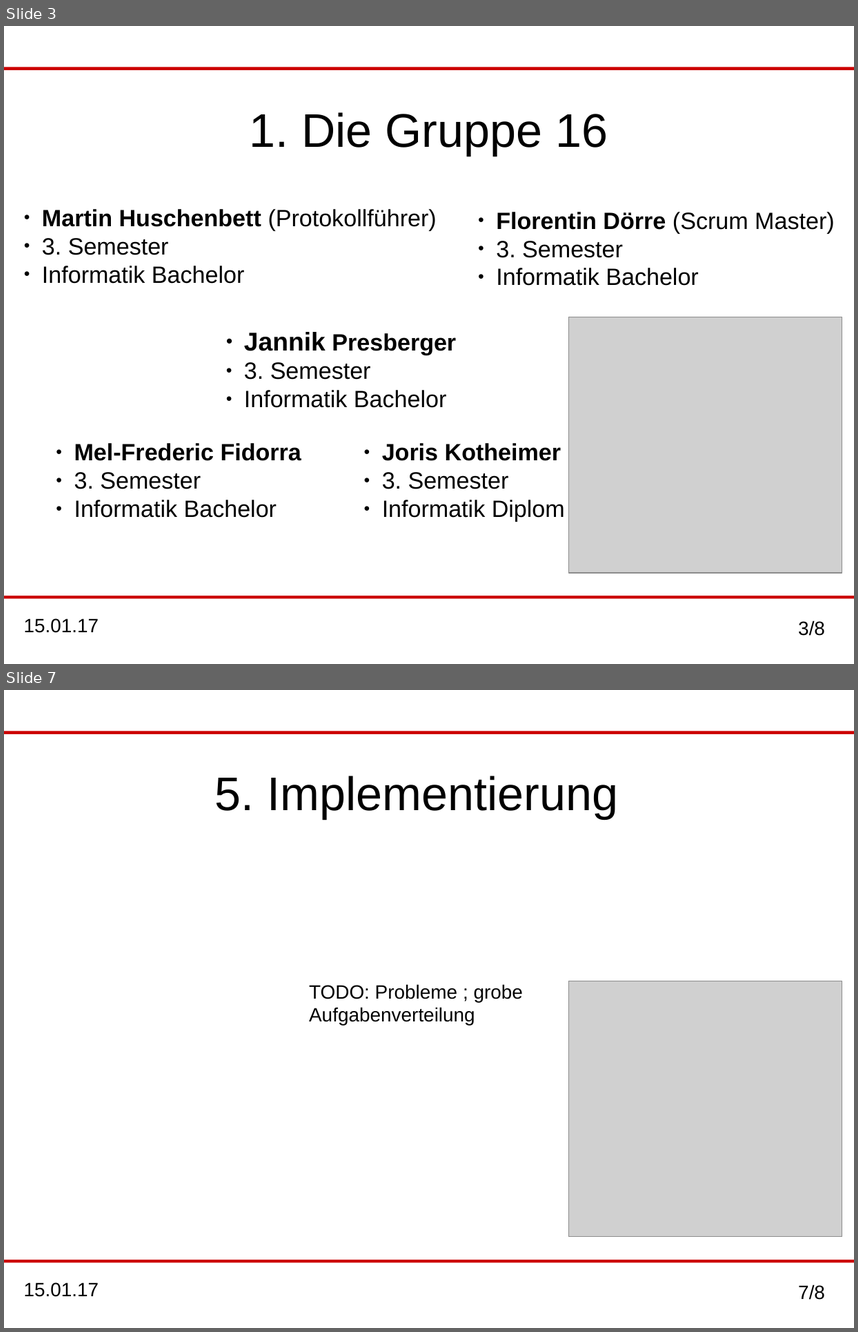
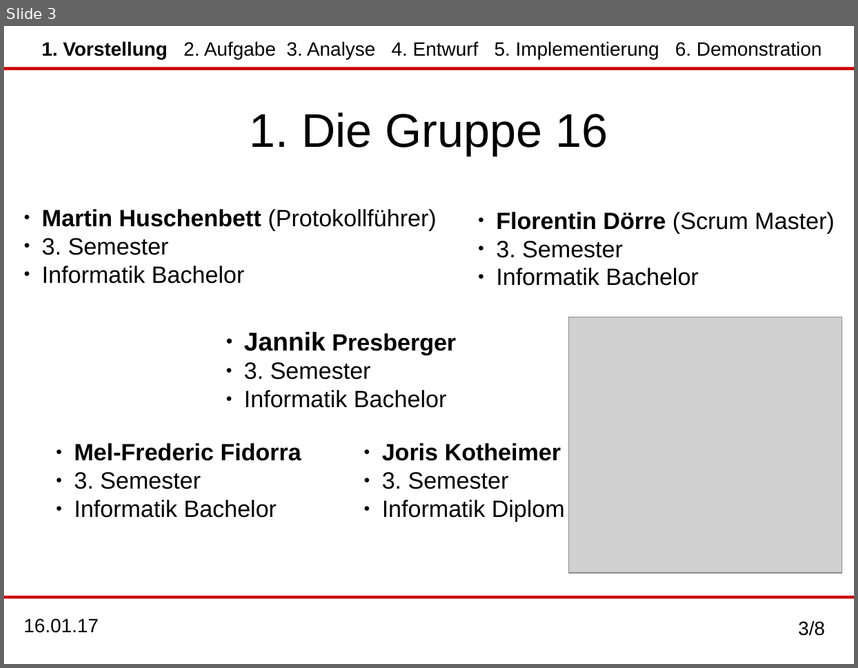
Before and after one commit to MaHusch/SWT-Project-Copy, a slide deck: organisation_final/Endpraesentation/End_praesentation.odp. Shown one above the other, each under a label of ours: slides 3 and 7 before the commit, slide 3 after it; the slides between them are not shown. The pictures are 858x1332 and 858x668 pixels, drawn with LibreOffice and Linux fonts; fonts in the diff are those of the drawing; grey boxes stand for pictures. Boxes give left, top, right and bottom in pixels: in the first picture for what was removed or moved away, otherwise in the second. Text is boxed around its words. In the diff, an @@ line names an element or a change of style, - is before the commit and + after.

```diff
--- a/organisation_final/Endpraesentation/End_praesentation.odp
+++ b/organisation_final/Endpraesentation/End_praesentation.odp
@@ slide 7 removed at box(4, 690, 854, 1328), background #FFFFFF; not listed: 4 template elements that a slide beside it also shows @@
@@ title removed at box(215, 776, 618, 819) @@
-5. Implementierung
@@ text removed at box(309, 984, 523, 1025) @@
-TODO: Probleme ; grobe Aufgabenverteilung
@@ picture removed at box(568, 980, 842, 1236) @@
@@ slide 3 changed as well @@
@@ text added at box(42, 41, 822, 60), 18 pt, text #000000 @@
+1. Vorstellung 2. Aufgabe 3. Analyse 4. Entwurf 5. Implementierung 6. Demonstration
@@ text at box(24, 618, 99, 633): text changed @@
-15.01.17
+16.01.17
```
Also in this commit, not shown: 2 other slides changed, 5 slides added, 4 other slides removed, 1 other file.
